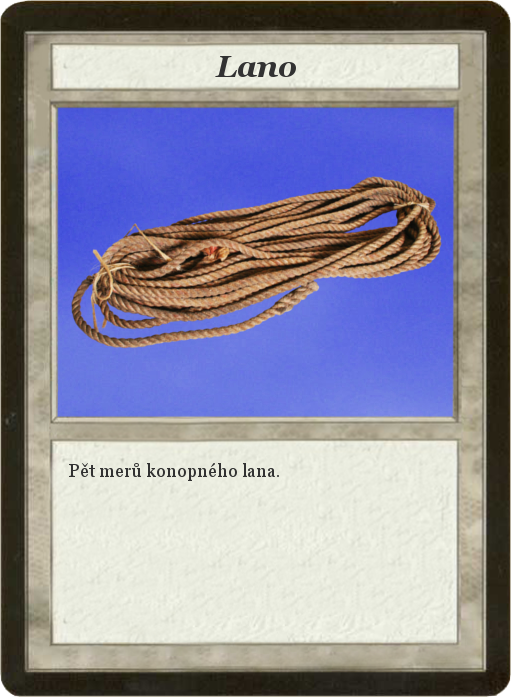
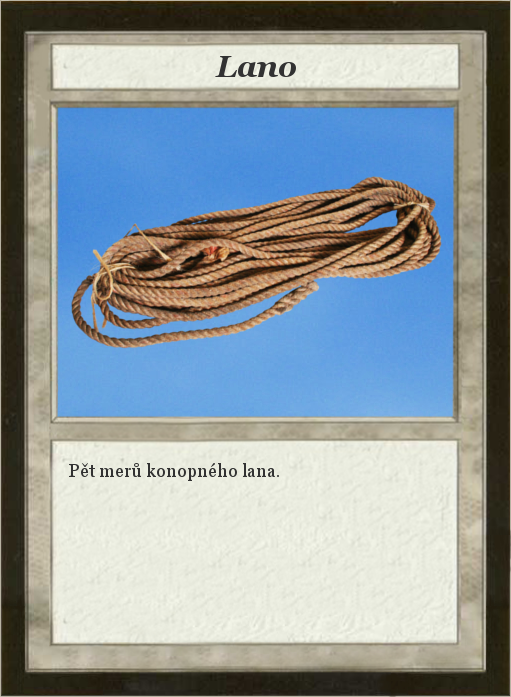
Layers edited between the first and the second 511 x 697 image:
painted on "Card" over [0, 0, 511, 697]
renamed "ElvenBackground" to "Doric Background", painted on it over [57, 106, 455, 417]
